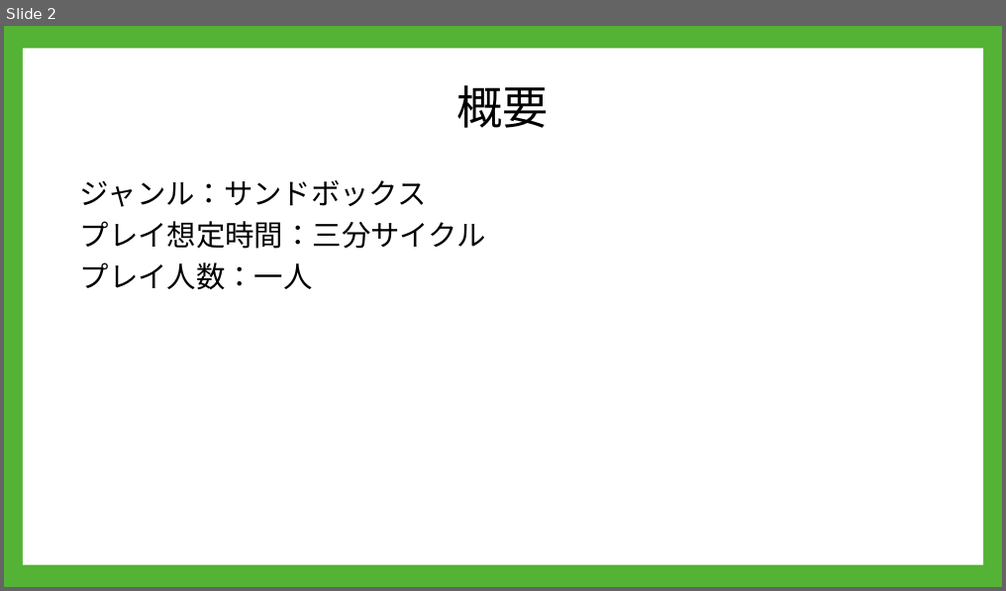
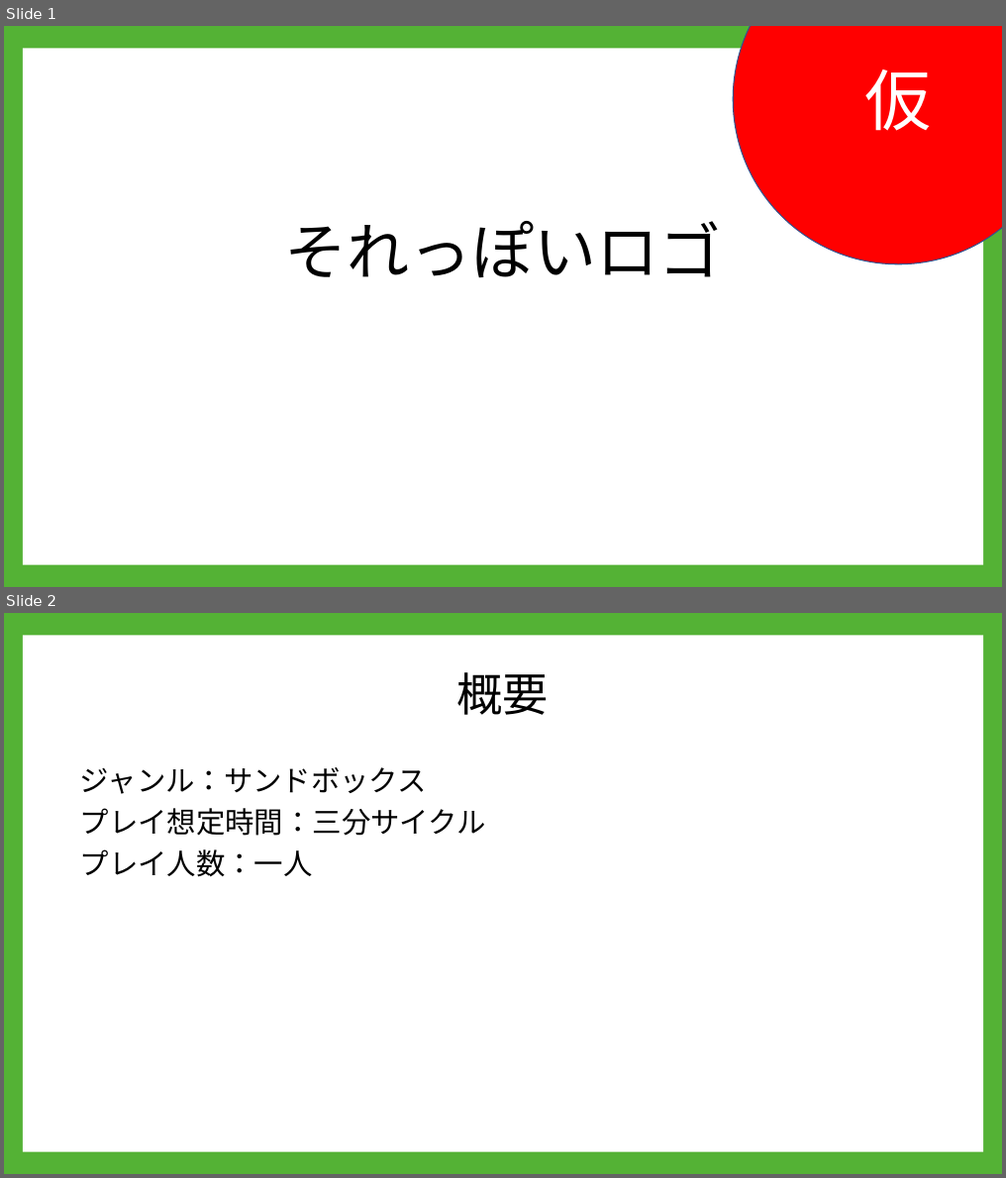
Before and after one commit to A23019/GC_A3_1, a slide deck: 企画/PowerPoint/企画案２.pptx. Shown one above the other, each under a label of ours: slide 2 before the commit, slides 1 and 2 after it. The pictures are 1006x591 and 1006x1178 pixels, drawn with LibreOffice and Linux fonts; fonts in the diff are those of the drawing; background and template pictures are left out. Boxes give left, top, right and bottom in pixels: in the first picture for what was removed or moved away, otherwise in the second. Text is boxed around its words. In the diff, an @@ line names an element or a change of style, - is before the commit and + after.

```diff
--- a/企画/PowerPoint/企画案２.pptx
+++ b/企画/PowerPoint/企画案２.pptx
@@ slide 1 added at [4, 26, 1002, 587], background #54B235; not listed: 1 template element that a slide beside it also shows @@
@@ ellipse added at [734, 26, 1002, 265], fill #FF0000, outline #325491 1 pt, 64 pt, text #FFFFFF @@
+仮
@@ title added at [284, 221, 721, 278], 60 pt, text #000000 @@
+それっぽいロゴ
```
Also in this commit, not shown: 1 other slide added, 1 slide removed.
